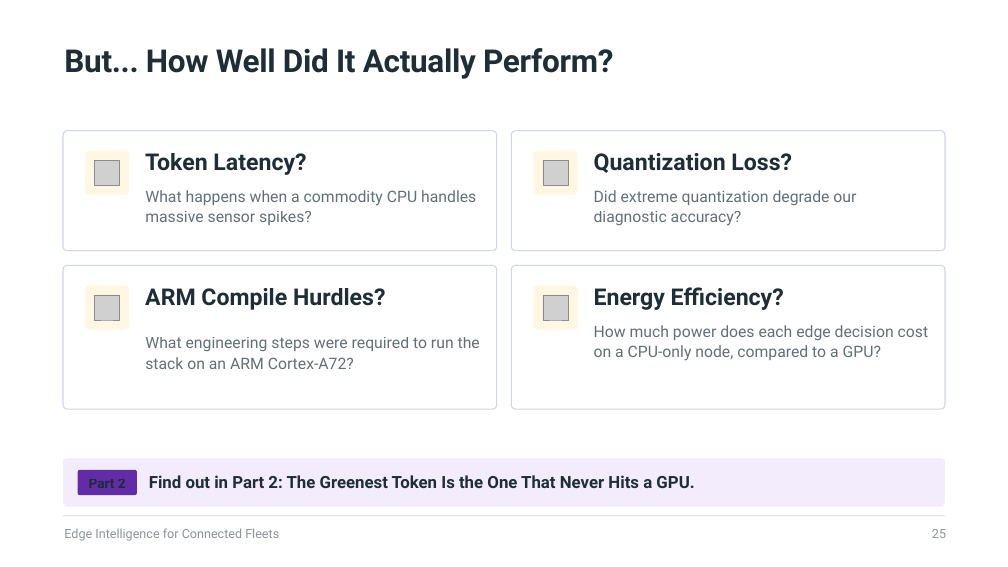
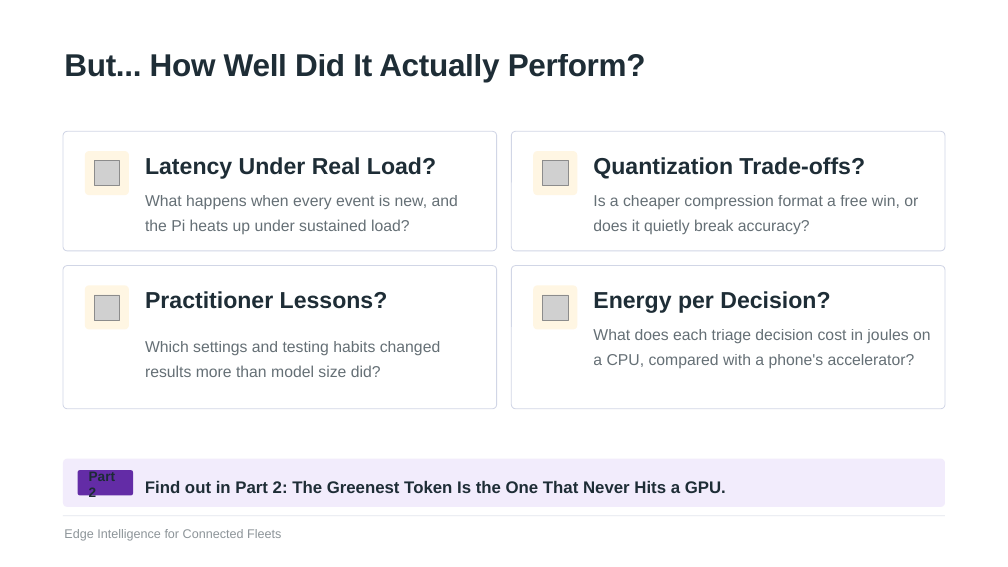
Before and after one commit to david-streamlio/fleet-trilogy, a slide deck: slide 28 of talks/talk1-edge-intelligence/slides/Edge-Intelligence-for-Connected-Fleets.pptx (slide 25 before the commit). Drawn at 1008x567 pixels with LibreOffice and Linux fonts; fonts in the diff are those of the drawing; grey boxes stand for pictures. Boxes give left, top, right and bottom in pixels: in the first picture for what was removed or moved away, otherwise in the second. Text is boxed around its words. In the diff, an @@ line names an element or a change of style, - is before the commit and + after.

Commit message:
slides: replace Talk 1's PPTX with the deck as presented
The committed PPTX was the Sep 30 export. Replace it with a fresh
Claude Design export that matches the HTML: 29 slides, starting with
the opening story slides. The demo on slide 25 is a still frame in the
PPTX; the README says so instead of flagging the file as out of date.

```diff
--- a/talks/talk1-edge-intelligence/slides/Edge-Intelligence-for-Connected-Fleets.pptx
+++ b/talks/talk1-edge-intelligence/slides/Edge-Intelligence-for-Connected-Fleets.pptx
@@ text "But... How Well Did It ..." at (64,54,646,82): font Roboto to Arial; line spacing 0.82 to 0.98 @@
@@ outline #D1D6E6 1.5 pt to #D1D6E6 1.2 pt in 4 elements at (63,266,496,409), (512,266,945,409), (63,132,496,251), (512,132,945,251) @@
@@ text at (145,157,436,179): text changed; font Roboto to Arial @@
-Token Latency?
+Latency Under Real Load?
@@ text at (593,157,865,179): text changed; font Roboto to Arial @@
-Quantization Loss?
+Quantization Trade-offs?
@@ text at (145,195,458,234): text changed; font Roboto to Arial @@
-What happens when a commodity CPU handles massive sensor spikes?
+What happens when every event is new, and the Pi heats up under sustained load?
@@ text at (593,195,918,234): text changed; font Roboto to Arial @@
-Did extreme quantization degrade our diagnostic accuracy?
+Is a cheaper compression format a free win, or does it quietly break accuracy?
@@ text at (145,291,388,309): text changed; font Roboto to Arial @@
-ARM Compile Hurdles?
+Practitioner Lessons?
@@ text at (593,291,830,313): text changed; font Roboto to Arial @@
-Energy Efficiency?
+Energy per Decision?
@@ text at (593,329,931,369): text changed; font Roboto to Arial @@
-How much power does each edge decision cost on a CPU-only node, compared to a GPU?
+What does each triage decision cost in joules on a CPU, compared with a phone's accelerator?
@@ text at (145,341,440,377): text changed; font Roboto to Arial @@
-What engineering steps were required to run the stack on an ARM Cortex-A72?
+Which settings and testing habits changed results more than model size did?
@@ rounded rectangle: place and size @@
-rounded rectangle at (78,470,137,495)
+rounded rectangle at (78,470,133,495)
@@ text "Part 2" at (89,471,116,500): font Roboto to Arial @@
@@ text "Find out in Part 2: ..." at (145,481,726,493): font Roboto to Arial; line spacing 0.97 to 1.16 @@
@@ text "Edge Intelligence for Connected Fleets" at (64,529,281,541): font Roboto to Arial @@
@@ text removed at (932,529,946,538) @@
-25
```
Also in this commit, not shown: 18 other slides changed, 10 slides added, 7 slides removed, 1 other file.
